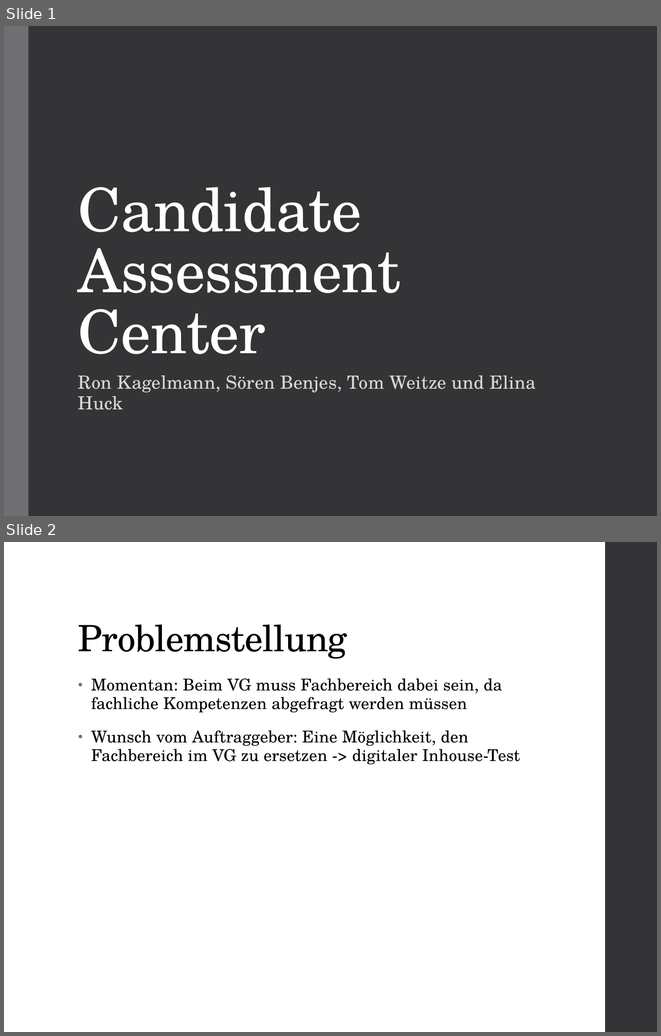
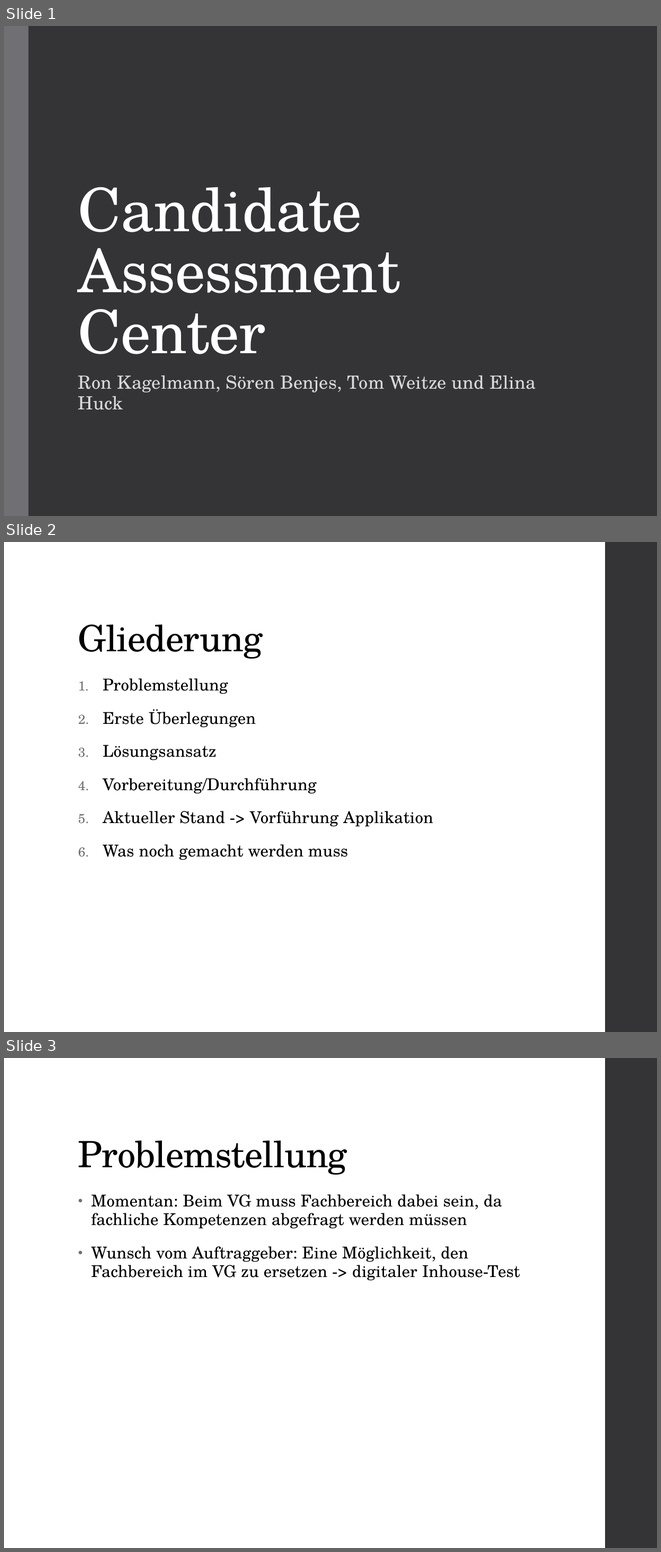
Before and after one commit to Elinuschka/H-DSkript, a slide deck: Candidate Assessment Center.pptx. Shown one above the other, each under a label of ours: slides 1 and 2 before the commit, slides 1, 2 and 3 after it. The pictures are 661x1036 and 661x1552 pixels, drawn with LibreOffice and Linux fonts; fonts in the diff are those of the drawing. Boxes give left, top, right and bottom in pixels: in the first picture for what was removed or moved away, otherwise in the second. Text is boxed around its words. In the diff, an @@ line names an element or a change of style, - is before the commit and + after.

```diff
--- a/Candidate Assessment Center.pptx
+++ b/Candidate Assessment Center.pptx
@@ slide 2 added at box(4, 542, 657, 1032), background #FFFFFF; not listed: 1 template element that a slide beside it also shows @@
@@ title added at box(78, 624, 263, 659), 40 pt, text #000000 @@
+Gliederung
@@ text added at box(103, 678, 433, 860), 18 pt, text #000000 @@
+1. Problemstellung
+2. Erste Überlegungen
+3. Lösungsansatz
+4. Vorbereitung/Durchführung
+5. Aktueller Stand -> Vorführung Applikation
+6. Was noch gemacht werden muss
@@ what was slide 2 is now slide 3 @@
```
Also in this commit, not shown: 1 other slide added.
